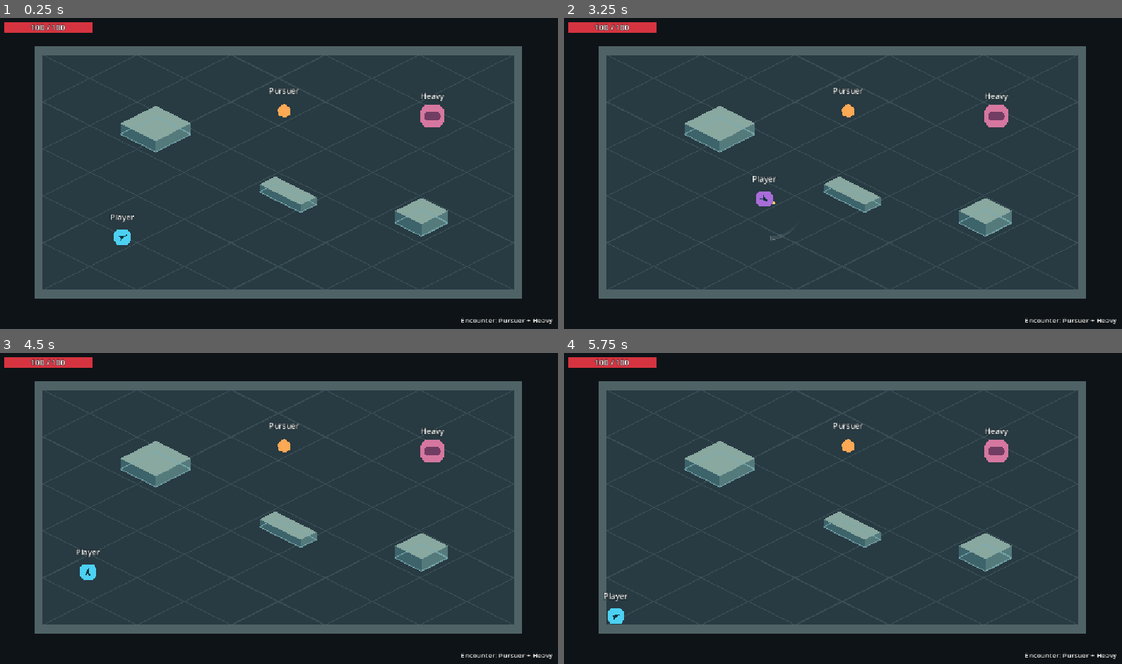
Above: before the commit, frames 1-4 (two rows, left to right).
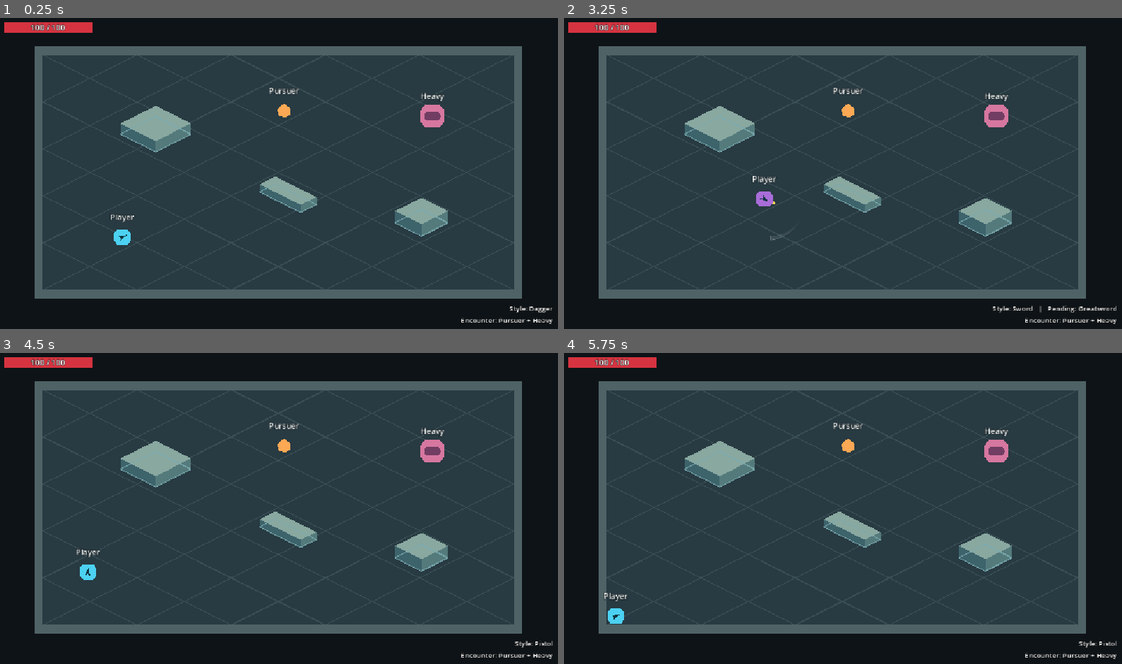
Above: after the commit, the same moments.

Repository: interneth3ro/factory-arpg
Game: Godot game, scene res://scenes/combat/combat_test_arena.tscn
The game is run twice, just before and just after one commit, with the same random seed, the same clock (stepped at 60 frames per second) and the same inputs. The project has no main scene, so this scene is started directly.
Inputs (mouse positions are in pixels of both pictures, inside the frame that each line leads up to):
- Up to frame 1 (0.25 s): no input
- Up to frame 2 (3.25 s): tap Enter at 0.5 s; move the mouse to (965, 157) at 0.52 s; press the mouse at (965, 157) at 0.53 s; hold D (move_right) 0.53-1.28 s; tap Space (dodge) at 0.8, 1.35 s; move the mouse to (731, 189) at 1.27 s; release the mouse at (731, 189) at 1.28 s; hold S (move_down) 1.28-2.03 s; click (731, 189) at 1.42 s; tap 1 (weapon_1) at 1.55, 2.1 s; tap F5 (reset_combat_test) at 2 s; move the mouse to (898, 101) at 2.02 s; hold D (move_right) 2.03-2.78 s; click (898, 101) at 2.17 s; tap 2 (weapon_2) at 2.3, 2.85 s; move the mouse to (815, 235) at 2.77 s; hold W (move_up) from 2.78 s (still down); click (815, 235) at 2.92 s; tap 3 (weapon_3) at 3.05 s
- Up to frame 3 (4.5 s): move the mouse to (446, 555) at 3.52 s; release W (move_up) at 3.53 s; hold A (move_left) from 3.53 s (still down); tap 3 (weapon_3) at 3.6 s; click (446, 555) at 3.67 s; tap 4 (weapon_4, bound only after the commit) at 3.8, 4.35 s; tap F5 (reset_combat_test) at 4.15 s; move the mouse to (106, 458) at 4.27 s
- Up to frame 4 (5.75 s): click (670, 458) at 4.55 s; move the mouse to (870, 508) at 5.02 s; release A (move_left) at 5.03 s; press the mouse at (870, 508) at 5.03 s; hold S (move_down) from 5.03 s (still down); tap Space (dodge) at 5.3 s

The runs differ from the first frame. In frame 1, less than 0.1% of the frame differs, in the area x 91-99%, y 92-95%; in frame 2, 0.2%, in the area x 76-99%, y 92-95%; in frame 3, less than 0.1%; in frame 4, less than 0.1%.

Commit message:
Implement shared combat style input for the standalone arena

Diff:
--- a/project.godot
+++ b/project.godot
@@ -66,6 +66,11 @@
 "events": [Object(InputEventKey,"resource_local_to_scene":false,"resource_name":"","device":16,"window_id":0,"alt_press …(190 unchanged characters)…
 ]
 }
+weapon_4={
+"deadzone": 0.5,
+"events": [Object(InputEventKey,"resource_local_to_scene":false,"resource_name":"","device":16,"window_id":0,"alt_pressed":false,"shift_pressed":false,"ctrl_pressed":false,"meta_pressed":false,"pressed":false,"keycode":52,"physical_keycode":0,"key_label":0,"unicode":0,"location":0,"echo":false,"script":null)
+]
+}
 toggle_combat_debug={
 "deadzone": 0.5,
 "events": [Object(InputEventKey,"resource_local_to_scene":false,"resource_name":"","device":16,"window_id":0,"alt_press …(195 unchanged characters)…
--- a/scenes/combat/combat_test_arena.tscn
+++ b/scenes/combat/combat_test_arena.tscn
@@ -354,6 +354,19 @@
 volume_db = -20.0
 
 [node name="Diagnostics" type="CanvasLayer" parent="ArenaObjects/Player"]
+
+[node name="CombatStyle" type="Label" parent="ArenaObjects/Player/Diagnostics"]
+anchor_left = 1.0
+anchor_top = 1.0
+anchor_right = 1.0
+anchor_bottom = 1.0
+offset_right = -16.0
+offset_bottom = -36.0
+grow_horizontal = 0
+grow_vertical = 0
+mouse_filter = 2
+theme_override_font_sizes/font_size = 14
+theme_override_constants/outline_size = 4
 
 [node name="Encounter" type="Label" parent="ArenaObjects/Player/Diagnostics"]
 anchor_left = 1.0
--- a/scenes/combat/combat_test_player.gd
+++ b/scenes/combat/combat_test_player.gd
@@ -12,6 +12,14 @@
 const PlayerHealth = preload("res://scenes/combat/player_health.gd")
 const HUD_RED := Color(0.84, 0.20, 0.25)
 const DAMAGE_RED := Color(1.0, 0.09, 0.11)
+enum Style { NONE, DAGGER, SWORD, GREATSWORD, PISTOL }
+const SLOT_ACTIONS := {
+	&"weapon_1": Style.DAGGER, &"weapon_2": Style.SWORD,
+	&"weapon_3": Style.GREATSWORD, &"weapon_4": Style.PISTOL,
+}
+const MELEE_WEAPONS := {
+	Style.DAGGER: ActionFSM.DAGGER, Style.SWORD: ActionFSM.SWORD, Style.GREATSWORD: ActionFSM.GREATSWORD,
+}
 const PHASE_COLORS := {
 	ActionFSM.State.READY: Color(0.3, 0.82, 0.95),
 	ActionFSM.State.WIND_UP: Color(1.0, 0.72, 0.16),
@@ -37,11 +45,17 @@
 @onready var combat_audio: CombatAudio = $CombatAudio
 @onready var enemies: Array[EnemyHealth] = [$"../Pursuer", $"../Heavy"]
 @onready var encounter_label: Label = $Diagnostics/Encounter
+@onready var style_label: Label = $Diagnostics/CombatStyle
 @onready var completion: Label = $Diagnostics/Completion
 @onready var start_position := position
 var last_damage := "None"
 var motion_trace := SlideTrace.new()
 var encounter_generation := 0
+var active_style := Style.DAGGER
+var pending_style := Style.NONE
+var aim_direction := Vector2.RIGHT
+var _requested_style := Style.NONE
+var _request_time_usec := -1
 var _solo_enemy: EnemyHealth # Null selects the combined encounter.
 var _pending: Array[EnemyAttack.Contact] = []
 var _contact_frame := -1
@@ -59,6 +73,7 @@
 	player_health.damaged.connect(_show_damage)
 	player_health.died.connect(_on_death)
 	_update_encounter_label()
+	_update_style_label()
 	_update_health_hud()
 	_update_presentation()
 
@@ -80,9 +95,50 @@
 	encounter_label.text = "Encounter: " + configuration
 
 
+func _input(event: InputEvent) -> void:
+	if not event.is_pressed() or event.is_echo() or player_health.health == 0:
+		return
+	# Physics edge flags alone lose the order of distinct presses between ticks.
+	var sample_time := Time.get_ticks_usec()
+	for action: StringName in SLOT_ACTIONS:
+		if event.is_action_pressed(action):
+			_record_style_request(SLOT_ACTIONS[action], sample_time)
+
+
+func _record_style_request(slot: Style, sample_time: int) -> void:
+	if sample_time > _request_time_usec or (sample_time == _request_time_usec and slot > _requested_style):
+		_requested_style = slot
+		_request_time_usec = sample_time
+
+
+func _update_style_label() -> void:
+	style_label.text = "Style: " + String(Style.keys()[active_style]).capitalize()
+	if pending_style != Style.NONE:
+		style_label.text += "   |   Pending: " + String(Style.keys()[pending_style]).capitalize()
+
+
+func _clear_style_requests() -> void:
+	_requested_style = Style.NONE
+	_request_time_usec = -1
+	pending_style = Style.NONE
+	_update_style_label()
+
+
+func _activate_pending_style() -> bool:
+	if pending_style == Style.NONE:
+		return false
+	active_style = pending_style
+	pending_style = Style.NONE
+	if MELEE_WEAPONS.has(active_style):
+		action_fsm.select_weapon(MELEE_WEAPONS[active_style])
+	_update_style_label()
+	return true
+
+
 func _physics_process(delta: float) -> void:
-	if _select_encounter_from_input() or Input.is_action_just_pressed("reset_combat_test"):
-		_reset_encounter()
+	var fresh_configuration := _select_encounter_from_input()
+	if fresh_configuration or Input.is_action_just_pressed("reset_combat_test"):
+		_reset_encounter(fresh_configuration)
 		return
 	if player_health.health == 0:
 		return
@@ -92,16 +148,23 @@
 	_emphasis_left = maxf(0.0, _emphasis_left - delta)
 	var movement_input := Input.get_vector("move_left", "move_right", "move_up", "move_down")
 	_update_facing()
-	var facing_direction := Vector2.RIGHT.rotated(facing_marker.global_rotation)
 	if Input.is_action_just_pressed("dodge"):
-		_request_dodge(movement_input, facing_direction)
-	# Sample before advancing movement so the final dodge tick still discards input.
+		_request_dodge(movement_input, aim_direction)
+	if _requested_style != Style.NONE:
+		pending_style = Style.NONE if _requested_style == active_style else _requested_style
+		_requested_style = Style.NONE
+		_request_time_usec = -1
+		_update_style_label()
+	# Attack presses on the final dodge tick still belong to the dodge.
 	var movement_multiplier := 1.0
 	var attacking_allowed := not movement_fsm.is_dodging()
 	if attacking_allowed:
-		movement_multiplier = _step_actions(delta, facing_direction)
+		movement_multiplier = _step_actions(delta,
+			Input.is_action_just_pressed("basic_attack"), Input.is_action_pressed("basic_attack"))
 	var start := global_position
 	movement_fsm.step(movement_input, movement_speed, delta, movement_multiplier)
+	if not attacking_allowed and not movement_fsm.is_dodging():
+		_activate_pending_style()
 	motion_trace.record(self, start, 0.0, delta, delta)
 	melee_sweep.begin_tick()
 	if attacking_allowed:
@@ -142,14 +205,14 @@
 		attack_marker.global_rotation = action_fsm.attack_direction.angle()
 
 
-func _step_actions(delta: float, aim: Vector2) -> float:
-	if Input.is_action_just_pressed("weapon_1"):
-		action_fsm.select_weapon(ActionFSM.DAGGER)
-	elif Input.is_action_just_pressed("weapon_2"):
-		action_fsm.select_weapon(ActionFSM.SWORD)
-	elif Input.is_action_just_pressed("weapon_3"):
-		action_fsm.select_weapon(ActionFSM.GREATSWORD)
-	return action_fsm.step(delta, Input.is_action_just_pressed("basic_attack"), Input.is_action_pressed("basic_attack"), aim)
+func _step_actions(delta: float, pressed: bool, held: bool) -> float:
+	var switched := action_fsm.state == ActionFSM.State.READY and _activate_pending_style()
+	# Ready starts only on a press edge after the activation tick.
+	var melee_input := MELEE_WEAPONS.has(active_style) and not switched
+	var on_ready := Callable()
+	if pending_style != Style.NONE:
+		on_ready = _activate_pending_style
+	return action_fsm.step(delta, pressed and melee_input, held and melee_input, aim_direction, on_ready)
 
 
 func _process(_delta: float) -> void:
@@ -165,7 +228,15 @@
 func _update_facing() -> void:
 	var aim_offset := get_global_mouse_position() - global_position
 	if aim_offset.length_squared() > AIM_DEAD_ZONE_RADIUS * AIM_DEAD_ZONE_RADIUS:
-		facing_marker.global_rotation = aim_offset.angle()
+		_sample_aim_direction(aim_offset)
+	facing_marker.global_rotation = aim_direction.angle()
+
+
+func _sample_aim_direction(direction: Vector2) -> void:
+	if direction.is_finite():
+		var heading := direction.normalized()
+		if heading.is_normalized():
+			aim_direction = heading
 
 
 func _unhandled_input(event: InputEvent) -> void:
@@ -189,7 +260,7 @@
 		state_diagnostics.text = "Movement: %s\nAction / phase: %s\nWeapon: %s\nAttack count: %d\nAttack aim: %s\nOrdinary speed: %.2fx\nDodge: %s\nInvulnerability: %s" % [
 			movement_fsm.get_state_name(),
 			action_fsm.get_state_name(),
-			action_fsm.weapon.display_name,
+			action_fsm.weapon.display_name if MELEE_WEAPONS.has(active_style) else "Pistol",
 			action_fsm.attack_count,
 			String(ActionFSM.AimState.keys()[action_fsm.get_aim_state()]).capitalize(),
 			action_fsm.get_movement_multiplier(),
@@ -275,6 +346,7 @@
 
 func _on_death() -> void:
 	_interrupt_swing()
+	_clear_style_requests()
 	combat_audio.reset()
 	movement_fsm.reset_encounter()
 	melee_sweep.begin_tick()
@@ -313,7 +385,7 @@
 				return not candidate.is_encounter_active() or candidate.health == 0)
 
 
-func _reset_encounter() -> void:
+func _reset_encounter(start_with_dagger := false) -> void:
 	encounter_generation += 1
 	_resolving_interval = null
 	weapon_effects.reset()
@@ -334,9 +406,14 @@
 		enemy.reset_encounter(encounter_generation, _solo_enemy == null or enemy == _solo_enemy)
 	position = start_position
 	motion_trace.record(self, global_position, 0.0, 0.0, 0.0)
-	facing_marker.rotation = 0.0
+	aim_direction = Vector2.RIGHT
 	_update_facing()
 	action_fsm.reset_encounter()
+	if start_with_dagger:
+		active_style = Style.DAGGER
+	elif MELEE_WEAPONS.has(active_style):
+		action_fsm.select_weapon(MELEE_WEAPONS[active_style])
+	_clear_style_requests()
 	movement_fsm.reset_encounter()
 	melee_sweep.select_attack(0)
 	melee_sweep.begin_tick()
--- a/scenes/combat/player_action_fsm.gd
+++ b/scenes/combat/player_action_fsm.gd
@@ -105,7 +105,7 @@
 
 
 ## Returns the time-weighted ordinary movement multiplier for this physics tick.
-func step(delta: float, pressed: bool, held: bool, aim: Vector2) -> float:
+func step(delta: float, pressed: bool, held: bool, aim: Vector2, on_ready: Callable = Callable()) -> float:
 	active_intervals.clear()
 	if pressed:
 		if state == State.READY:
@@ -157,7 +157,12 @@
 			State.ACTIVE:
 				state = State.RECOVERY
 			State.RECOVERY:
-				if held or _buffer_remaining > 0.0:
+				if on_ready.is_valid():
+					# Yield this boundary before consuming a click or repeating.
+					# Keep completed Active intervals for this tick's sweep.
+					interrupt_attack()
+					on_ready.call()
+				elif held or _buffer_remaining > 0.0:
 					_start_attack(aim)
 				else:
 					interrupt_attack()
--- a/tests/combat/weapon_feedback_acceptance.gd
+++ b/tests/combat/weapon_feedback_acceptance.gd
@@ -32,6 +32,7 @@
 func _run() -> void:
 	var arena := Arena.instantiate()
 	var player: Player = arena.get_node("ArenaObjects/Player")
+	_check(player.aim_direction == Vector2.RIGHT, "Initial shared aim faces right")
 	player.position = Vector2(-180, 144)
 	arena.get_node("ArenaObjects/Pursuer").position = player.position + Vector2(34, -18)
 	arena.get_node("ArenaObjects/Heavy").position = player.position + Vector2(47, 21)
@@ -41,6 +42,10 @@
 		enemy.movement.set_physics_process(false)
 	await physics_frame
 	await physics_frame
+	await _style_selection(player)
+	await _style_boundaries(player)
+	await _style_dodge(player)
+	player._reset_encounter(true)
 	await _encounter_selector(player)
 	await physics_frame
 
@@ -123,15 +128,112 @@
 	root.push_input(event)
 
 
+func _style_selection(player: Player) -> void:
+	await _key_tick(player, KEY_4)
+	_check(player.active_style == Player.Style.PISTOL and player.style_label.text == "Style: Pistol", "4 selects Pistol with F3 closed")
+	player._sample_aim_direction(Vector2(3, 4))
+	var diagonal := Vector2(0.6, 0.8)
+	player._sample_aim_direction(Vector2.ZERO)
+	player._sample_aim_direction(Vector2(NAN, INF))
+	player.global_position = player.get_global_mouse_position() - Vector2(4, 0)
+	player._update_facing()
+	_check(player.aim_direction.is_equal_approx(diagonal), "Pistol retains normalized aim on invalid, neutral and dead-zone samples")
+	Input.action_press("basic_attack")
+	await physics_frame
+	player._physics_process(0.5)
+	_check(player.action_fsm.attack_count == 0 and player.combat_audio._last_swing == 0, "Pistol press and hold are inert")
+	await _select(player, KEY_F5)
+	await _key_tick(player, KEY_2)
+	_check(player.action_fsm.weapon == Action.SWORD and player.action_fsm.attack_count == 0, "Held primary cannot transfer from Pistol to Sword")
+	Input.action_release("basic_attack")
+	await physics_frame
+	Input.action_press("basic_attack")
+	await physics_frame
+	player._physics_process(0.01)
+	_check(player.action_fsm.attack_count == 1, "Fresh press starts the selected sword")
+	await _key_tick(player, KEY_4)
+	_check(player.style_label.text.contains("Pending: Pistol"), "Committed sword queues Pistol")
+	_toggle_debug()
+	_check(player.style_label.is_visible_in_tree() and player.style_label.text.contains("Pending: Pistol"), "Pending visible with F3 open")
+	await _select(player, KEY_F5)
+	_check(player.state_diagnostics.visible and player.style_label.text == "Style: Sword", "F5 preserves active sword and F3, discards pending Pistol")
+	await physics_frame
+	player._physics_process(0.5)
+	_check(player.action_fsm.attack_count == 0, "Held primary stays idle after F5")
+	Input.action_release("basic_attack")
+	_toggle_debug()
+
+
+func _style_boundaries(player: Player) -> void:
+	player._reset_encounter(true)
+	var fsm := player.action_fsm
+	# Two distinct samples in one physics tick: the later lower slot wins.
+	_send_key(KEY_4, true)
+	await _key_tick(player, KEY_3)
+	_send_key(KEY_4, false)
+	_check(player.active_style == Player.Style.GREATSWORD, "Later slot 3 supersedes slot 4 before polling")
+	player._step_actions(0.0, true, true)
+	player._record_style_request(Player.Style.PISTOL, 10)
+	player._record_style_request(Player.Style.SWORD, 10)
+	player._physics_process(0.01)
+	_check(player.pending_style == Player.Style.PISTOL and player.active_style == Player.Style.GREATSWORD, "Highest slot wins a tied sample during commitment")
+	await _key_tick(player, KEY_2)
+	_check(player.pending_style == Player.Style.SWORD, "Later request replaces pending style")
+	await _key_tick(player, KEY_3)
+	await _key_tick(player, KEY_3)
+	_check(player.pending_style == Player.Style.NONE and not player.style_label.text.contains("Pending"), "Active slot cancels pending and repeat selection stays clear")
+	player._step_actions(0.01, false, true)
+	await _key_tick(player, KEY_4)
+	# Cross wind-up, active and recovery in one step. Outgoing samples survive.
+	player._step_actions(1.2, false, true)
+	_check(player.active_style == Player.Style.PISTOL and fsm.state == Action.State.READY and fsm.attack_count == 1, "Recovery yields to Pistol before held repeat inside a long tick")
+	_check(fsm.active_intervals.size() == 1 and fsm.active_intervals[0].weapon == Action.GREATSWORD, "Completed interval retains its outgoing weapon")
+	player._step_actions(0.01, true, true)
+	_check(fsm.active_intervals.is_empty() and fsm.attack_count == 1, "Pistol cannot replay an old interval")
+
+	await _key_tick(player, KEY_1)
+	player._step_actions(Action.DAGGER.wind_up, true, false)
+	fsm.request_hitstop(fsm.active_intervals[0])
+	await _key_tick(player, KEY_2)
+	_check(fsm.hitstop_remaining > 0.0 and player.pending_style == Player.Style.SWORD, "Hitstop keeps the committed style")
+	player._step_actions(fsm.hitstop_remaining + Action.DAGGER.active + 0.12, false, false)
+	var to_ready := Action.DAGGER.recovery - fsm._phase_elapsed
+	player._step_actions(to_ready, true, false)
+	_check(player.active_style == Player.Style.SWORD and fsm.state == Action.State.READY and fsm.attack_count == 2, "Exact tick-end switch wins over live late click")
+	_check(player.style_label.text == "Style: Sword", "Activation immediately clears pending HUD")
+	player._step_actions(1.0, false, false)
+	_check(fsm.attack_count == 2, "Outgoing click cannot start Sword")
+	player._step_actions(0.75, true, true)
+	_check(fsm.attack_count == 4, "Fresh sword press repeats within a long tick when no switch is pending")
+
+
+func _style_dodge(player: Player) -> void:
+	player._reset_encounter(true)
+	player._step_actions(0.01, true, true)
+	await _key_tick(player, KEY_3)
+	player._request_dodge(Vector2.UP, Vector2.RIGHT)
+	player._physics_process(0.01)
+	_check(player.pending_style == Player.Style.GREATSWORD and player.action_fsm.state == Action.State.READY, "Successful dodge clears swing and preserves selection")
+	await _key_tick(player, KEY_4)
+	_check(player.pending_style == Player.Style.PISTOL and player.active_style == Player.Style.DAGGER, "Dodge accepts replacement without changing active style")
+	_check(player.movement_fsm.is_dodging() and player.velocity.normalized().is_equal_approx(Vector2.UP), "Style request preserves dodge direction and movement")
+	player._physics_process(player.movement_fsm.dodge_duration)
+	_check(player.active_style == Player.Style.PISTOL and not player.movement_fsm.can_dodge(), "Switch activates on final dodge tick while recovery is running")
+
+
 func _select(player: Player, key: Key, solo: Enemy = null) -> void:
 	var generation := player.encounter_generation
+	var expected_style := player.active_style if key == KEY_F5 else Player.Style.DAGGER
 	await _key_tick(player, key)
 	_check(player.encounter_generation == generation + 1, "Exactly one fresh encounter per reset key")
 	var title := "%s only" % solo.name if solo else "Pursuer + Heavy"
 	_check(player.encounter_label.text == "Encounter: " + title and player.encounter_label.is_visible_in_tree(), "Persistent label for " + title)
 	_check(player.position == player.start_position and player.velocity == Vector2.ZERO, "Player spawn and velocity")
 	_check(player.player_health.health == player.player_health.max_health and player.player_health.history.is_empty(), "Fresh player HP")
-	_check(player.action_fsm.weapon == Action.DAGGER and player.action_fsm.state == Action.State.READY, "Starting dagger and Ready")
+	_check(player.active_style == expected_style and player.pending_style == Player.Style.NONE, "Reset selects the expected style and clears pending")
+	if Player.MELEE_WEAPONS.has(expected_style):
+		_check(player.action_fsm.weapon == Player.MELEE_WEAPONS[expected_style], "Reset restores the active melee resource")
+	_check(player.action_fsm.state == Action.State.READY, "Ready after reset")
 	_check(player.action_fsm.hitstop_remaining == 0.0 and player.action_fsm.active_intervals.is_empty(), "No hitstop or attack samples")
 	_check(player.movement_fsm.can_dodge() and not player.is_invulnerable(), "Fresh dodge availability")
 	_check(not player.death_message.visible and not player.completion.visible and player.facing_marker.visible, "Fresh HUD")
@@ -154,7 +256,7 @@
 	var pursuer := player.enemies[0]
 	var heavy := player.enemies[1]
 	var other := heavy if solo == pursuer else pursuer
-	player.action_fsm.select_weapon(Action.GREATSWORD)
+	await _key_tick(player, KEY_3)
 	# Both disks are in this blade's path. Pursuer falls on the second swing and Heavy on the fourth.
 	var last_swing := 2 if solo == pursuer else 4
 	for swing in range(1, last_swing + 1):
Not shown, changed: docs/DEVELOPMENT_ROADMAP.md
Not shown, changed: docs/design/DECISION_LOG.md
Not shown, changed: docs/design/RANGED_MAGIC_COMBAT_INPUT.md
